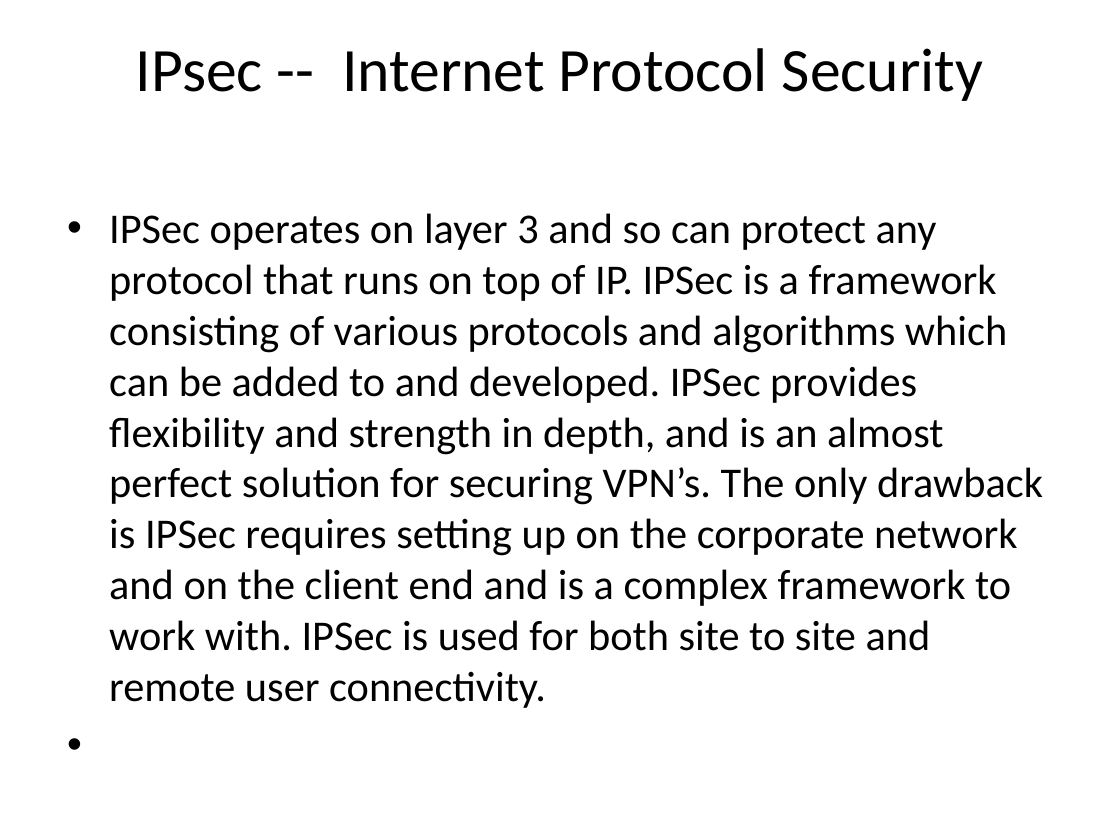
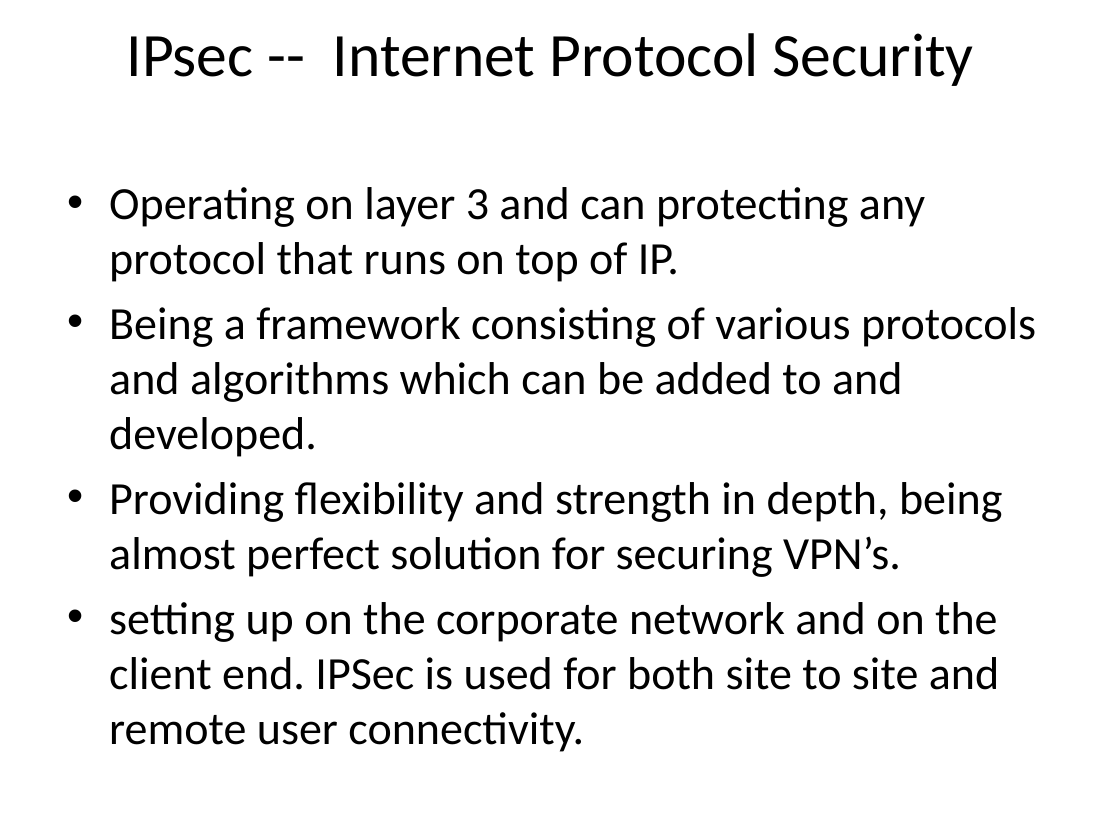
Before and after one commit to congnv8192/virtual-private-network-demo, a slide deck: slide 11 of present/VIRTUAL PRIVATE NETWORKS.pptx. Drawn at 1120x840 pixels with LibreOffice and Linux fonts; fonts in the diff are those of the drawing; background and template pictures are left out. Boxes give left, top, right and bottom in pixels: in the first picture for what was removed or moved away, otherwise in the second. Text is boxed around its words. In the diff, an @@ line names an element or a change of style, - is before the commit and + after.

```diff
--- a/present/VIRTUAL PRIVATE NETWORKS.pptx
+++ b/present/VIRTUAL PRIVATE NETWORKS.pptx
@@ title "IPsec -- Internet Protocol Security": place and size @@
-title "IPsec -- Internet Protocol Security" at box(136, 48, 983, 101)
+title "IPsec -- Internet Protocol Security" at box(127, 33, 974, 86)
@@ text at box(109, 187, 1036, 690): text changed; size 27.2 to 29.6 pt @@
-• IPSec operates on layer 3 and so can protect any protocol that runs on top of IP. IPSec is a framework consisting of various protocols and algorithms which can be added to and developed. IPSec provides flexibility and strength in depth, and is an almost perfect solution for securing VPN’s. The only drawback is IPSec requires setting up on the corporate network and on the client end and is a complex framework to work with. IPSec is used for both site to site and remote user connectivity.
+• Operating on layer 3 and can protecting any protocol that runs on top of IP.
+• Being a framework consisting of various protocols and algorithms which can be added to and developed.
+• Providing flexibility and strength in depth, being almost perfect solution for securing VPN’s.
+• setting up on the corporate network and on the client end. IPSec is used for both site to site and remote user connectivity.
```
Also in this commit, not shown: 9 other slides changed, 11 slides added, 12 other files.
